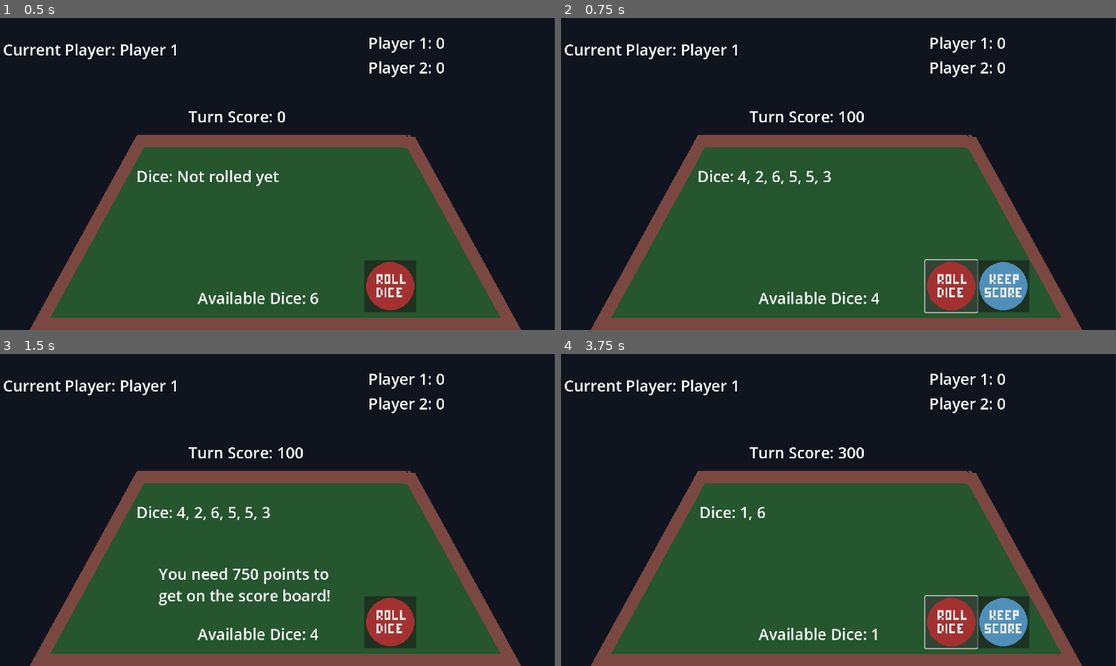
Above: before the commit, frames 1-4 (two rows, left to right).
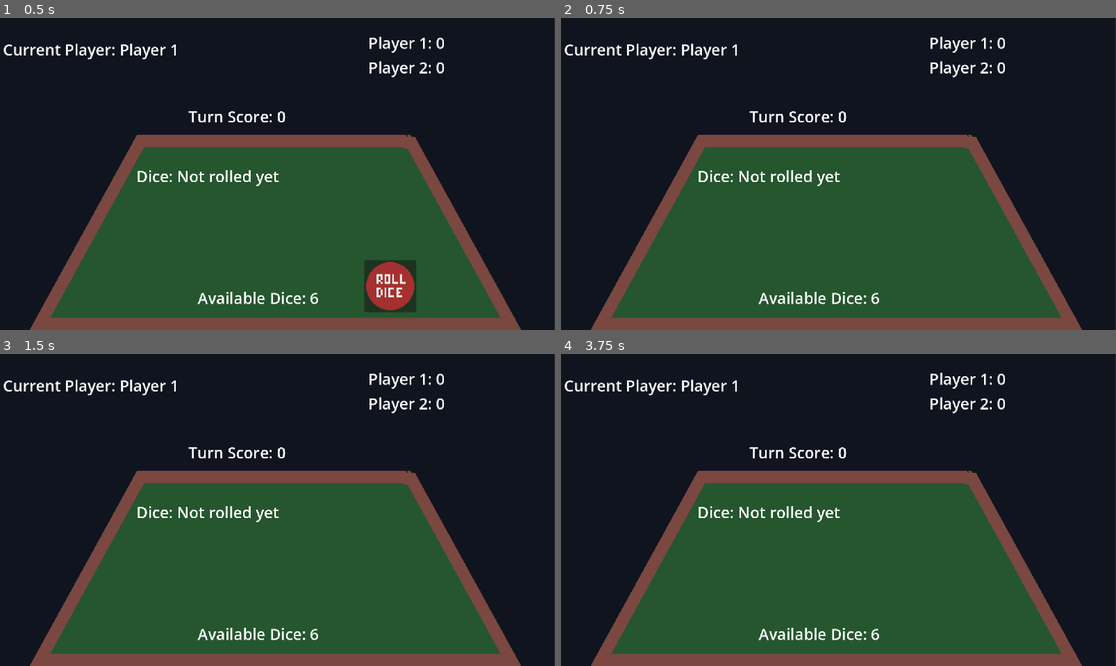
Above: after the commit, the same moments.

Repository: martinbriebac/10-000
Game: Godot game, scene res://scenes/table.tscn
Two runs of this game, one before a commit and one after it. Both use one fixed random seed, a clock stepped at 60 frames per second and the inputs below. This scene is started directly instead of the project's main scene.
Inputs (mouse positions are in pixels of both pictures, inside the frame that each line leads up to):
- Up to frame 1 (0.5 s): no input
- Up to frame 2 (0.75 s): click (949, 286) at 0.5 s
- Up to frame 3 (1.5 s): click (444, 622) at 1.27 s
- Up to frame 4 (3.75 s): click (949, 622) at 2.02 s; click (1005, 622) at 2.77 s; click (949, 622) at 3.52 s

Frame 1 is identical in both runs. In frame 2, 3.2% of the frame differs, in the area x 31-85%, y 29-95%; in frame 3, 2.9%; in frame 4, 3.3%, in the area x 24-85%, y 29-95%.
Error after the commit: Invalid access of index '0' on a base object of type: 'Array'. (res://scripts/table.gd:254)

Commit message:
made some changes in table.gs

Diff:
--- a/scenes/table.tscn
+++ b/scenes/table.tscn
@@ -94,3 +94,15 @@
 [node name="HotDiceSprite" type="Sprite2D" parent="."]
 position = Vector2(1019, 310)
 texture = ExtResource("5_76pr5")
+
+[node name="DiePosition1" type="Node2D" parent="."]
+
+[node name="DiePosition2" type="Node2D" parent="."]
+
+[node name="DiePosition3" type="Node2D" parent="."]
+
+[node name="DiePosition4" type="Node2D" parent="."]
+
+[node name="DiePosition5" type="Node2D" parent="."]
+
+[node name="DiePosition6" type="Node2D" parent="."]
--- a/scripts/die.gd
+++ b/scripts/die.gd
@@ -17,3 +17,20 @@
 
 	# Set initial face
 	$Sprite2D.texture = dice_faces[0]
+
+func _process(delta):
+	if is_rolling:
+		roll_timer += delta
+		if roll_timer >= roll_speed:
+			roll_timer = 0
+			current_face = (current_face+1) % 6
+			$Sprite2D.texture = dice_faces[current_face]
+
+		if roll_timer >= roll_duration:
+			is_rolling = false
+			emit_signal("roll_completed", current_face + 1)
+
+func roll(final_value):
+	is_rolling = true
+	roll_timer = 0.0
+	current_face = final_value - 1   # Adjust for 0-based array index
--- a/scripts/table.gd
+++ b/scripts/table.gd
@@ -8,10 +8,14 @@
 var available_dice = 6
 var hot_dice = false
 var turn_score = 0
+var dice_instances = []
+var rolls_completed = 0
+
 const TARGET_SCORE = 10000
 const INITIAL_THRESHOLD = 750
 const MIN_PLAYERS = 2
 const MAX_PLAYERS = 4
+
 
 class Player:
 	var name: String
@@ -29,6 +33,15 @@
 	$KeepScoreButton.hide()
 	setup_game()
 
+	# Create dice instances
+	for i in range(6):
+		var die = preload("res://scenes/die.tscn").instantiate()
+		die.position = get_node("DiePosition" + str(i+1)).position
+		add_child(die)
+		dice_instances.append(die)
+		die.connect("roll_completed", Callable(self, "_on_die_roll_completed"))
+
+
 func _unhandled_input(event):
 	if event.is_action_pressed("throw_dice") and $ThrowButton.visible:
 		_on_ThrowButton_pressed()
@@ -53,28 +66,55 @@
 
 	throw_dice()
 	$NeedMorePoints.hide()
-	print("Dice rolled: " + str(dice_values))
-	var result = calculate_score()
-	throw_score = result[0]
-	var instant_win = result[1]
-	print("Throw score: " + str(throw_score))
-
-	if instant_win:
-		print("Instant win! " + players[current_player_index].name + " rolled six of a kind!")
-		end_game(true)
-	elif throw_score == 0:
-		print("No scoring dice. Turn score lost!")
-		end_turn(true)
-	else:
-		turn_score += throw_score
-		print("Current turn score: " + str(turn_score))
+	# Hide the throw button during animation
+	$ThrowButton.hide()
+	$KeepScoreButton.hide()
+
+func throw_dice():
+	dice_values.clear()
+	rolls_completed = 0
+
+	for i in range(available_dice):
+		var roll_value = rng.randi_range(1, 6)
+		dice_values.append(roll_value)
+		dice_instances[i].roll(roll_value)
+		dice_instances[i].visible = true
+
+	# Hide unused dice
+	for i in range(available_dice, 6):
+		dice_instances[i].visible = false
+
+
+func _on_dice_roll_completed():
+	rolls_completed += 1
+
+	# Check if all dice have finished rolling
+	if rolls_completed == available_dice:
+		print("Dice rolled: " + str(dice_values))
+		var result = calculate_score()
+		throw_score = result[0]
+		var instant_win = result[1]
+		print("Throw score: " + str(throw_score))
+
+		if instant_win:
+			print("Instant win! " + players[current_player_index].name + " rolled six of a kind!")
+			end_game(true)
+		elif throw_score == 0:
+			print("No scoring dice. Turn score lost!")
+			end_turn(true)
+		else:
+			turn_score += throw_score
+			print("Current turn score: " + str(turn_score))
+			update_display()
+			$KeepScoreButton.show()
+			if hot_dice:
+				$HotDiceSprite.show()
+				print("Hot dice! You can throw all 6 dice again!")
+
+		# Show the throw button again
+		$ThrowButton.show()
+
 		update_display()
-		$KeepScoreButton.show()
-		if hot_dice:
-			$HotDiceSprite.show()
-			print("Hot dice! You can throw all 6 dice again!")
-
-
 
 func _on_KeepScoreButton_pressed():
 	if players.is_empty() or current_player_index >= players.size():
@@ -105,10 +145,6 @@
 	else:
 		end_turn(false)
 
-func throw_dice():
-	dice_values.clear()
-	for i in range(available_dice):
-		dice_values.append(rng.randi_range(1, 6))
 
 func calculate_score():
 	@warning_ignore("shadowed_variable")
@@ -212,6 +248,14 @@
 		scores_text += player.name + ": " + str(player.score) + "\n"
 	$ScoresLabel.text = scores_text
 
+	# Update dice visuals
+	for i in range(6):
+		if i < available_dice:
+			dice_instances[i].visible = true
+			dice_instances[i].get_node("Sprite2D").tecture = dice_instances[i].dice_faces[dice_values[i] - 1]
+		else:
+			dice_instances[i].visible = false
+
 func end_turn(busted: bool):
 	if busted:
 		print("Turn ended. No scoring dice.")
